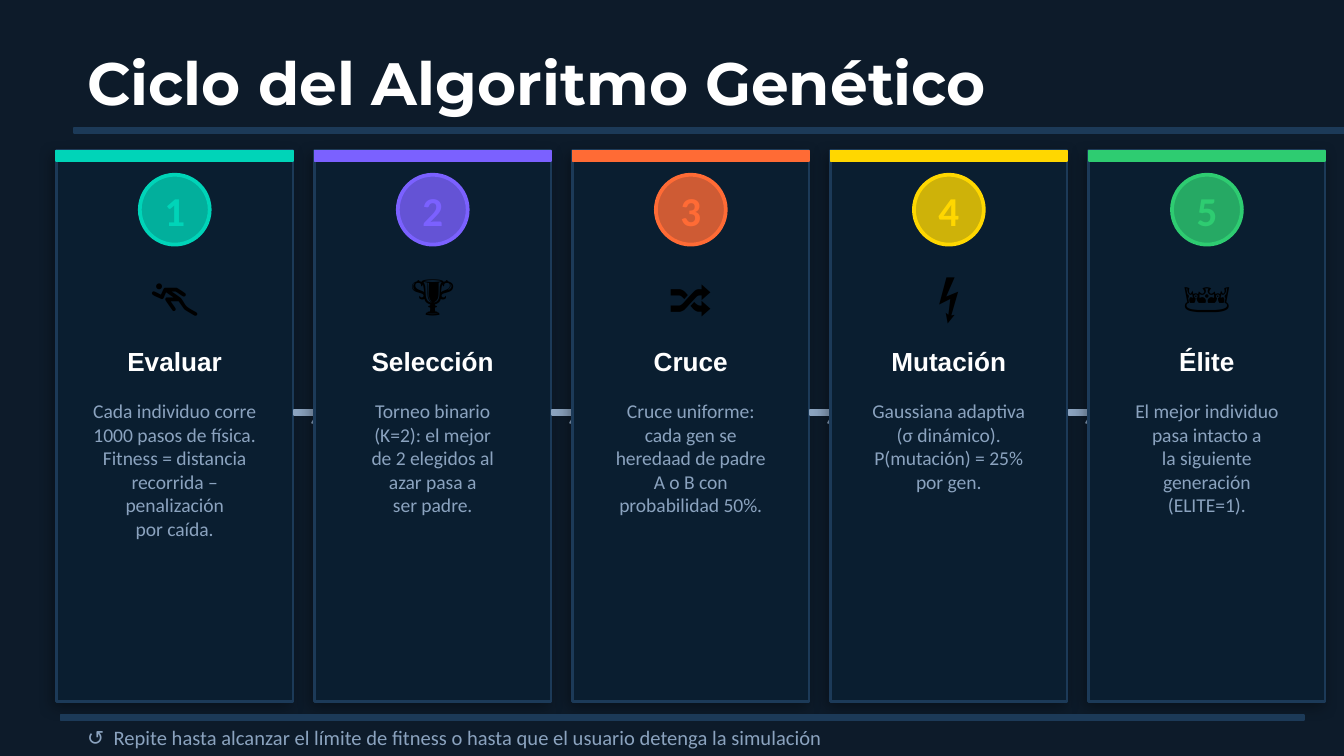
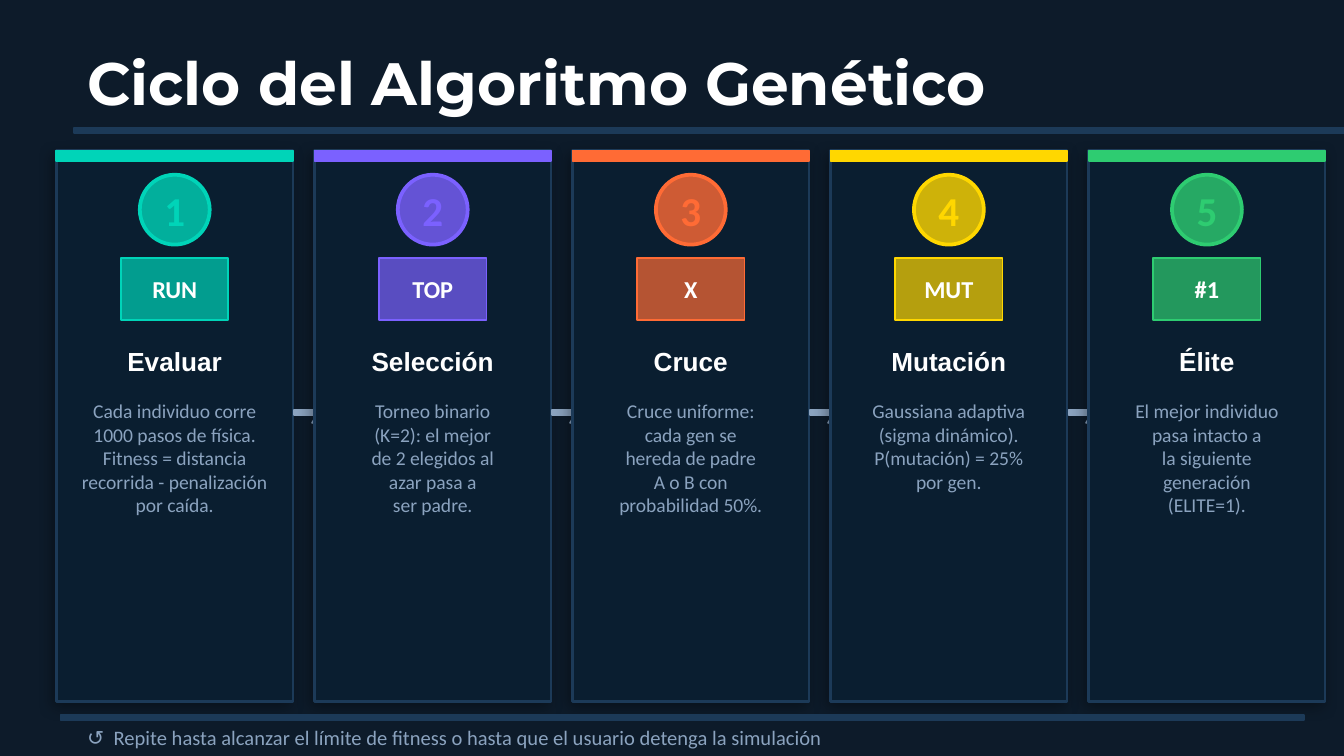
Before and after one commit to LeandroES/BipedalWalkerGeneticAlgorithm-parcial, a slide deck: slide 5 of BipedalWalker_AlgoritmoGenetico.pptx. Drawn at 1344x756 pixels with LibreOffice and Linux fonts; fonts in the diff are those of the drawing. Boxes give left, top, right and bottom in pixels: in the first picture for what was removed or moved away, otherwise in the second. Text is boxed around its words. In the diff, an @@ line names an element or a change of style, - is before the commit and + after.

```diff
--- a/BipedalWalker_AlgoritmoGenetico.pptx
+++ b/BipedalWalker_AlgoritmoGenetico.pptx
@@ text removed at box(70, 258, 280, 332) @@
-🏃
@@ rectangle added at box(121, 258, 228, 320), fill #00D4B8 at 70% opacity, outline #00D4B8 1 pt @@
@@ text removed at box(328, 258, 538, 332) @@
-🏆
@@ rectangle added at box(379, 258, 487, 320), fill #7B61FF at 70% opacity, outline #7B61FF 1 pt @@
@@ text removed at box(586, 258, 796, 332) @@
-🔀
@@ rectangle added at box(637, 258, 745, 320), fill #FF6B35 at 70% opacity, outline #FF6B35 1 pt @@
@@ text removed at box(844, 258, 1054, 332) @@
-⚡
@@ rectangle added at box(895, 258, 1003, 320), fill #FFD700 at 70% opacity, outline #FFD700 1 pt @@
@@ text removed at box(1102, 258, 1312, 332) @@
-👑
@@ rectangle added at box(1153, 258, 1261, 320), fill #2ECC71 at 70% opacity, outline #2ECC71 1 pt @@
@@ text added at box(152, 282, 197, 298), 13 pt, text #FFFFFF, bold @@
+RUN
@@ text added at box(412, 282, 453, 298), 13 pt, text #FFFFFF, bold @@
+TOP
@@ text added at box(684, 282, 697, 298), 13 pt, text #FFFFFF, bold @@
+X
@@ text added at box(924, 282, 973, 298), 13 pt, text #FFFFFF, bold @@
+MUT
@@ text added at box(1195, 281, 1219, 298), 13 pt, text #FFFFFF, bold @@
+#1
@@ text at box(879, 428, 1018, 446): text changed @@
-(σ dinámico).
+(sigma dinámico).
@@ text at box(82, 475, 267, 492): text changed @@
-recorrida – penalización
+recorrida - penalización
@@ text at box(626, 451, 756, 468): text changed @@
-heredaad de padre
+hereda de padre
```
Also in this commit, not shown: 4 other slides changed.
